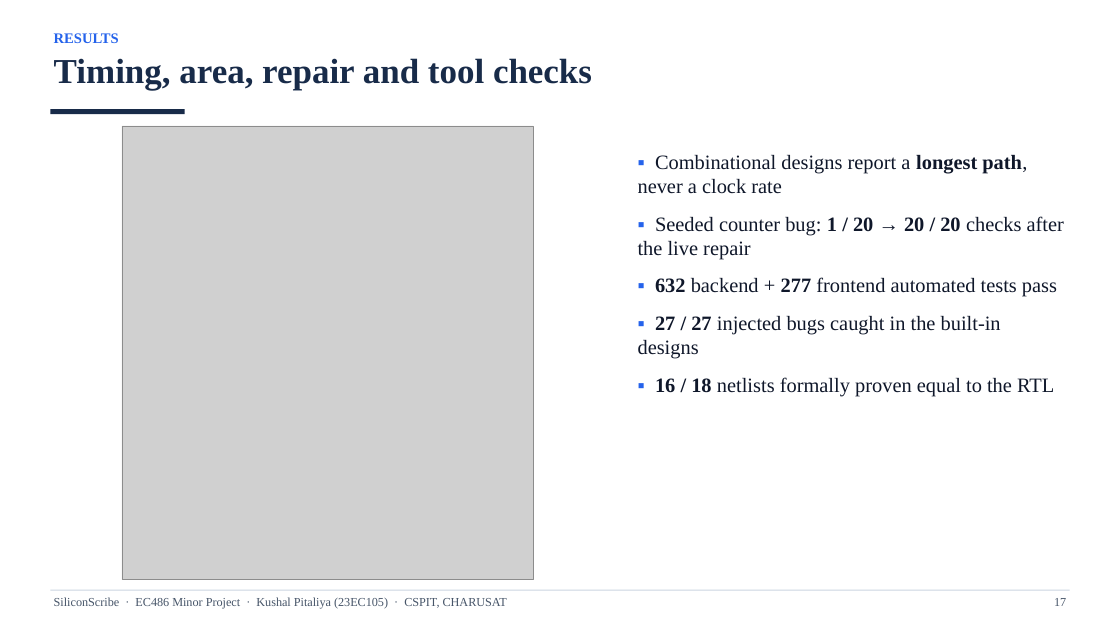
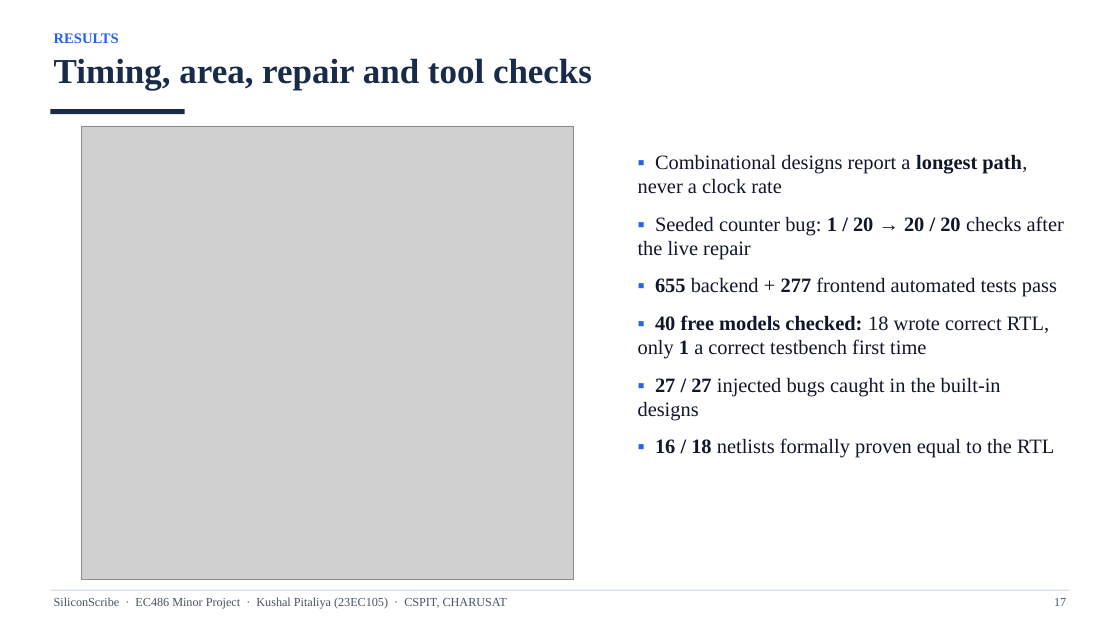
Before and after one commit to k-pitaliya/siliconscribe, a slide deck: slide 17 of docs/23EC105_Kushal_Pitaliya_SiliconScribe_Viva_Presentation.pptx. Drawn at 1120x630 pixels with LibreOffice and Linux fonts; fonts in the diff are those of the drawing; grey boxes stand for pictures. Boxes give left, top, right and bottom in pixels: in the first picture for what was removed or moved away, otherwise in the second. Text is boxed around its words. In the diff, an @@ line names an element or a change of style, - is before the commit and + after.

```diff
--- a/docs/23EC105_Kushal_Pitaliya_SiliconScribe_Viva_Presentation.pptx
+++ b/docs/23EC105_Kushal_Pitaliya_SiliconScribe_Viva_Presentation.pptx
@@ picture: place and size @@
-picture at <box>122,126,534,580</box>
+picture at <box>82,126,574,580</box>
@@ text at <box>638,277,1057,359</box>: text changed @@
-▪ 632 backend + 277 frontend automated tests pass
+▪ 655 backend + 277 frontend automated tests pass
+▪ 40 free models checked: 18 wrote correct RTL, only 1 a correct testbench first time
```
Also in this commit, not shown: 2 other slides changed, 16 other files.
